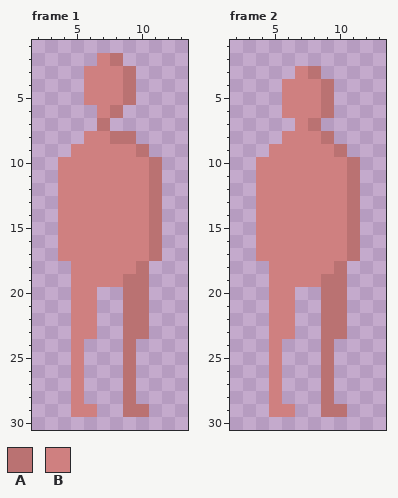
Two states of a pixel-art file, assets/Aseprite/Player1-Idle.aseprite. Above, as it was before the edit.
16x32 pixels, 3 frames. Shown: frame 1: x 2..13, y 1..30; frame 2: x 2..13, y 1..30. The commit also changed other frames, which this record leaves out.
Palette (. is transparent): A #ba7272  B #cf8080
Pixels before, frame 1, first column x 4:
 2 ...BA...
 3 ..BBBA..
 4 ..BBBA..
 5 ..BBBA..
 6 ...BA...
 7 ...A....
 8 ..BBAA..
 9 .BBBBBA.
10 BBBBBBBA
11 BBBBBBBA
12 BBBBBBBA
13 BBBBBBBA
14 BBBBBBBA
15 BBBBBBBA
16 BBBBBBBA
17 BBBBBBBA
18 .BBBBBA.
19 .BBBBAA.
20 .BB..AA.
21 .BB..AA.
22 .BB..AA.
23 .BB..AA.
24 .B...A..
25 .B...A..
26 .B...A..
27 .B...A..
28 .B...A..
29 .BB..AA.
Pixels before, frame 2, first column x 4:
 3 ...BA...
 4 ..BBBA..
 5 ..BBBA..
 6 ..BBBA..
 7 ...BA...
 8 ..BBBA..
 9 .BBBBBA.
10 BBBBBBBA
11 BBBBBBBA
12 BBBBBBBA
13 BBBBBBBA
14 BBBBBBBA
15 BBBBBBBA
16 BBBBBBBA
17 BBBBBBBA
18 .BBBBBA.
19 .BBBBAA.
20 .BB..AA.
21 .BB..AA.
22 .BB..AA.
23 .BB..AA.
24 .B...A..
25 .B...A..
26 .B...A..
27 .B...A..
28 .B...A..
29 .BB..AA.
The same view after the edit:
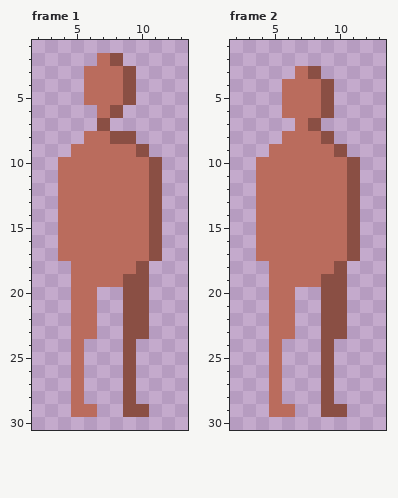
From old to new:
{"colour":"A","old":"#ba7272","new":"#8a4f44"}
{"colour":"B","old":"#cf8080","new":"#ba6c5d"}
